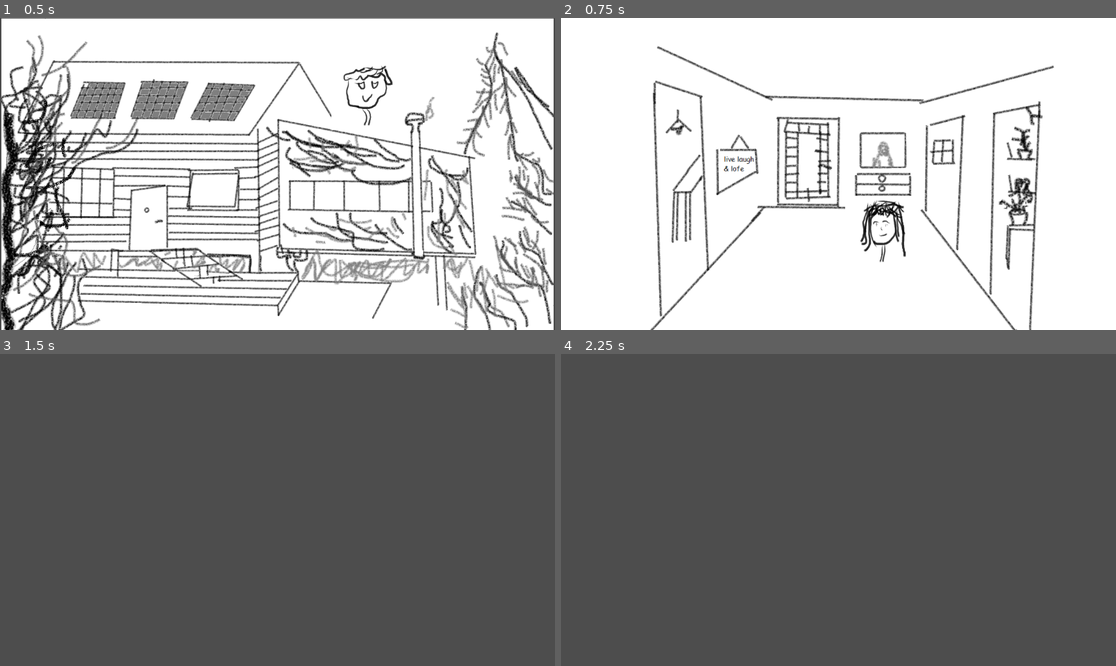
Above: before the commit, frames 1-4 (two rows, left to right).
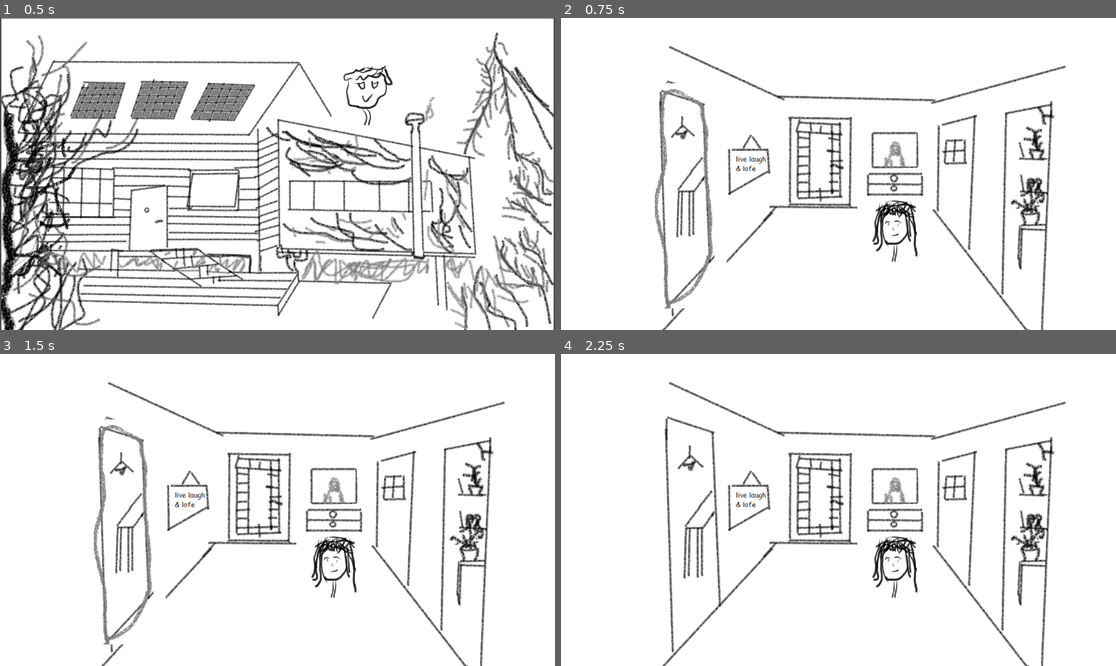
Above: after the commit, the same moments.

Repository: SwiezeBulki/gierka
Game: Godot game, scene res://src/dom_out.tscn
Same seed, same stepped clock (60 frames per second), same inputs: the game is played once before the commit and once after it. Before the commit the project starts from res://src/hmm.tscn.
Inputs (mouse positions are in pixels of both pictures, inside the frame that each line leads up to):
- Up to frame 1 (0.5 s): no input
- Up to frame 2 (0.75 s): tap Enter (ui_accept) at 0.5 s; move the mouse to (710, 217) at 0.52 s; click (710, 217) at 0.67 s
- Up to frame 3 (1.5 s): tap Enter (ui_accept) at 0.77, 1.25 s; move the mouse to (122, 531) at 1.27 s; click (122, 531) at 1.42 s
- Up to frame 4 (2.25 s): tap Enter (ui_accept) at 1.52, 2 s; move the mouse to (894, 441) at 2.02 s; click (894, 441) at 2.17 s

Frame 1 is identical in both runs. In frame 2, 14% of the frame differs, in the area x 16-91%, y 8-100%; in frame 3, 98%, in the area x 0-100%, y 0-100%; in frame 4, 98%.

Commit message:
add dialog scene

Diff:
--- a/project.godot
+++ b/project.godot
@@ -8,12 +8,17 @@
 
 config_version=5
 
+[animation]
+
+compatibility/default_parent_skeleton_in_mesh_instance_3d=true
+
 [application]
 
 config/name="komuna"
 run/main_scene="uid://bvc7xdkt1pr0y"
-config/features=PackedStringArray("4.4", "Forward Plus")
+config/features=PackedStringArray("4.7", "Forward Plus")
 
 [autoload]
 
 Sygnaly="*res://src/sygnaly.gd"
+DialogManager="*uid://4esfsqcj053j"
--- /dev/null
+++ b/src/dialog.tscn
@@ -0,0 +1,105 @@
+[gd_scene format=3 uid="uid://4esfsqcj053j"]
+
+[ext_resource type="Script" uid="uid://c4qwmtmcl1mvx" path="res://src/dialog_script.gd" id="2_0s24b"]
+[ext_resource type="Theme" uid="uid://c6f61kddef1cx" path="res://src/dialog_theme.tres" id="2_2e6nw"]
+[ext_resource type="Texture2D" uid="uid://cilsurqrerb5m" path="res://obrazki/arrow.png" id="3_86cel"]
+
+[sub_resource type="StyleBoxTexture" id="StyleBoxTexture_vwthd"]
+texture = ExtResource("3_86cel")
+
+[sub_resource type="StyleBoxTexture" id="StyleBoxTexture_vu18f"]
+texture = ExtResource("3_86cel")
+modulate_color = Color(1, 0.38431373, 1, 1)
+
+[sub_resource type="StyleBoxTexture" id="StyleBoxTexture_kk2ql"]
+texture = ExtResource("3_86cel")
+modulate_color = Color(0.6901961, 1, 0.39215687, 1)
+
+[sub_resource type="StyleBoxTexture" id="StyleBoxTexture_wjwsi"]
+texture = ExtResource("3_86cel")
+modulate_color = Color(0.5251013, 0.5251013, 0.5251013, 1)
+
+[sub_resource type="SystemFont" id="SystemFont_6odqk"]
+subpixel_positioning = 0
+
+[sub_resource type="Theme" id="Theme_wjwsi"]
+default_font = SubResource("SystemFont_6odqk")
+default_font_size = 20
+
+[node name="DIalog" type="CanvasLayer" unique_id=1545965076]
+layer = 7
+visible = false
+script = ExtResource("2_0s24b")
+
+[node name="Control" type="Control" parent="." unique_id=1236570466]
+visibility_layer = 512
+layout_mode = 3
+anchor_top = 0.749
+anchor_right = 1.0
+anchor_bottom = 1.0
+offset_left = 37.0
+offset_top = -9.35202
+offset_right = -41.0
+grow_horizontal = 2
+grow_vertical = 0
+mouse_filter = 1
+theme = ExtResource("2_2e6nw")
+
+[node name="Box" type="Panel" parent="Control" unique_id=1380283659]
+layout_mode = 1
+anchors_preset = 15
+anchor_right = 1.0
+anchor_bottom = 1.0
+grow_horizontal = 2
+grow_vertical = 2
+
+[node name="Button" type="Button" parent="Control/Box" unique_id=1202440351]
+layout_mode = 1
+anchors_preset = 3
+anchor_left = 1.0
+anchor_top = 1.0
+anchor_right = 1.0
+anchor_bottom = 1.0
+offset_left = -122.880005
+offset_top = -62.0
+offset_right = -31.880005
+offset_bottom = -21.0
+grow_horizontal = 0
+grow_vertical = 0
+theme_override_styles/normal = SubResource("StyleBoxTexture_vwthd")
+theme_override_styles/pressed = SubResource("StyleBoxTexture_vu18f")
+theme_override_styles/hover = SubResource("StyleBoxTexture_kk2ql")
+theme_override_styles/disabled = SubResource("StyleBoxTexture_wjwsi")
+
+[node name="VBoxContainer" type="VBoxContainer" parent="Control" unique_id=1888474251]
+layout_mode = 1
+offset_left = 52.6
+offset_top = 22.288025
+offset_right = 965.0
+offset_bottom = 143.28802
+theme = SubResource("Theme_wjwsi")
+
+[node name="HBoxContainer" type="HBoxContainer" parent="Control/VBoxContainer" unique_id=338266689]
+layout_mode = 2
+
+[node name="Speaker" type="Label" parent="Control/VBoxContainer/HBoxContainer" unique_id=263518349]
+layout_mode = 2
+size_flags_horizontal = 0
+localize_numeral_system = false
+layout_direction = 2
+text = "Gosć 1"
+
+[node name="day" type="Label" parent="Control/VBoxContainer/HBoxContainer" unique_id=2111895335]
+layout_mode = 2
+size_flags_horizontal = 8
+size_flags_vertical = 8
+offset_transform_position = Vector2(40, 0)
+layout_direction = 3
+text = "dzien 1"
+
+[node name="dialog" type="RichTextLabel" parent="Control/VBoxContainer" unique_id=394525958]
+layout_mode = 2
+text = "Lorem ipsum dolor sit amet, consectetur adipiscing elit. Mauris lacinia tellus id metus pellentesque, ut vestibulum elit porta. Lorem ipsum dolor sit amet, consectetur adipiscing elit. "
+fit_content = true
+
+[connection signal="pressed" from="Control/Box/Button" to="." method="_on_button_pressed"]
--- /dev/null
+++ b/src/dialog_script.gd
@@ -0,0 +1,22 @@
+extends CanvasLayer
+@onready var _speaker = $Control/VBoxContainer/HBoxContainer/Speaker
+@onready var _day = $Control/VBoxContainer/HBoxContainer/day
+@onready var _dialog =  $Control/VBoxContainer/dialog
+@onready var _continue = $Control/Box/Button
+
+func display_line(Speaker : String, day: int, line : String):
+	print()
+	_speaker.text = Speaker
+	_day.text = "dzien: " + str(day)
+	_dialog.text = line
+	open()
+	_continue.grab_focus()
+
+func open():
+	visible = true
+
+func close():
+	visible= false
+
+func _on_button_pressed() -> void:
+	close()
--- /dev/null
+++ b/src/dialog_theme.tres
@@ -0,0 +1,12 @@
+[gd_resource type="Theme" format=3 uid="uid://c6f61kddef1cx"]
+
+[ext_resource type="Texture2D" uid="uid://dha124x87xnvs" path="res://obrazki/box.png" id="1_5c3o2"]
+
+[sub_resource type="StyleBoxTexture" id="StyleBoxTexture_0s24b"]
+texture = ExtResource("1_5c3o2")
+
+[resource]
+Label/colors/font_color = Color(0, 0, 0.90588236, 1)
+Label/colors/font_shadow_color = Color(0, 0, 0, 1)
+Panel/styles/panel = SubResource("StyleBoxTexture_0s24b")
+RichTextLabel/colors/default_color = Color(0, 0, 0, 1)
--- /dev/null
+++ b/src/dom_out.tscn
@@ -0,0 +1,78 @@
+[gd_scene format=3 uid="uid://bvc7xdkt1pr0y"]
+
+[ext_resource type="Texture2D" uid="uid://bbvoof51ytme8" path="res://obrazki/front.png" id="1_pdmda"]
+[ext_resource type="Script" uid="uid://byujm8oroi4g3" path="res://src/drzwifront.gd" id="2_idohv"]
+[ext_resource type="Texture2D" uid="uid://cs77tv4crrjuj" path="res://obrazki/drzwi front.png" id="3_he4n6"]
+[ext_resource type="Script" uid="uid://wjaibnfepycj" path="res://src/gosciu_1.gd" id="4_r10qw"]
+[ext_resource type="Texture2D" uid="uid://ynxgu3tjatv8" path="res://obrazki/gosc1.png" id="5_1p4j6"]
+[ext_resource type="Script" uid="uid://33s42qdv05jw" path="res://src/Popup_Menu.gd" id="6_5ob16"]
+[ext_resource type="PackedScene" uid="uid://4esfsqcj053j" path="res://src/dialog.tscn" id="7_idohv"]
+
+[sub_resource type="RectangleShape2D" id="RectangleShape2D_3vc31"]
+size = Vector2(113, 154)
+
+[sub_resource type="RectangleShape2D" id="RectangleShape2D_jyuat"]
+size = Vector2(122.5, 121)
+
+[sub_resource type="StyleBoxFlat" id="StyleBoxFlat_wgjcq"]
+bg_color = Color(0.843184, 0.843184, 0.843184, 1)
+border_width_left = 12
+border_width_top = 12
+border_width_right = 12
+border_width_bottom = 12
+border_color = Color(0.695503, 0.695503, 0.695503, 1)
+border_blend = true
+corner_radius_top_left = 33
+corner_radius_bottom_right = 33
+
+[node name="Node2D" type="Node2D" unique_id=1387577090]
+
+[node name="domek" type="Sprite2D" parent="." unique_id=1896116710]
+position = Vector2(571, 329)
+scale = Vector2(0.9, 0.9)
+texture = ExtResource("1_pdmda")
+
+[node name="drzwifront" type="Area2D" parent="." unique_id=1358406304]
+position = Vector2(8, 6)
+script = ExtResource("2_idohv")
+
+[node name="Sprite2D2" type="Sprite2D" parent="drzwifront" unique_id=2094632391]
+position = Vector2(299, 399)
+scale = Vector2(0.9, 0.9)
+texture = ExtResource("3_he4n6")
+
+[node name="CollisionShape2D" type="CollisionShape2D" parent="drzwifront" unique_id=1584491497]
+position = Vector2(294.5, 404)
+shape = SubResource("RectangleShape2D_3vc31")
+
+[node name="gosciu1" type="Area2D" parent="." unique_id=128992310]
+script = ExtResource("4_r10qw")
+
+[node name="gosc1" type="Sprite2D" parent="gosciu1" unique_id=1565164075]
+position = Vector2(757, 160)
+scale = Vector2(0.57874, 0.572)
+texture = ExtResource("5_1p4j6")
+
+[node name="CollisionShape2D" type="CollisionShape2D" parent="gosciu1" unique_id=1698420142]
+position = Vector2(759, 152)
+shape = SubResource("RectangleShape2D_jyuat")
+
+[node name="PopupMenu" type="PopupMenu" parent="." unique_id=1690329174]
+oversampling_override = 1.0
+size = Vector2i(200, 100)
+min_size = Vector2i(150, 0)
+theme_override_colors/font_color = Color(0.144063, 0.144063, 0.144063, 1)
+theme_override_styles/panel = SubResource("StyleBoxFlat_wgjcq")
+script = ExtResource("6_5ob16")
+
+[node name="Camera2D" type="Camera2D" parent="." unique_id=2082815977]
+position = Vector2(571, 322)
+
+[node name="UI" type="CanvasLayer" parent="." unique_id=1493743153]
+layer = 10
+visible = false
+
+[node name="DIalog" parent="UI" unique_id=1545965076 instance=ExtResource("7_idohv")]
+
+[connection signal="mouse_entered" from="drzwifront" to="drzwifront" method="_on_mouse_entered"]
+[connection signal="mouse_exited" from="drzwifront" to="drzwifront" method="_on_mouse_exited"]
--- a/src/area_2d.gd
+++ b/src/drzwifront.gd
@@ -1,7 +1,7 @@
 extends Area2D
 
 @onready var sprite: Sprite2D = $Sprite2D2
-@onready var camera: Camera2D = $"../Camera2D"# Dostosuj ścieżkę, jeśli kamera jest gdzie indziej.
+#@onready var camera: Camera2D = $"../Camera2D"# Dostosuj ścieżkę, jeśli kamera jest gdzie indziej.
 
 func _ready():
 	sprite.visible = false
@@ -14,4 +14,4 @@
 
 func _input_event(_viewport, event, _shape_idx):
 	if event is InputEventMouseButton and event.button_index == MOUSE_BUTTON_LEFT and event.pressed:
-		camera.position.x += 2000
+		get_tree().change_scene_to_file("res://src/hol_scene.tscn")
--- a/src/drzwikuchnia.gd
+++ b/src/drzwikuchnia.gd
@@ -1,9 +1,11 @@
 extends Area2D
-@onready var sprite: Sprite2D = $Sprite2D2
-@onready var camera: Camera2D = $"../Camera2D"# Dostosuj ścieżkę, jeśli kamera jest gdzie indziej.
+@onready var sprite: Sprite2D = $drzwi_sprite
+#@onready var camera: Camera2D = $"../Camera2D"# Dostosuj ścieżkę, jeśli kamera jest gdzie indziej.
 
 func _ready():
 	sprite.visible = false
+	mouse_entered.connect(_on_mouse_entered)
+	mouse_exited.connect(_on_mouse_exited)
 
 func _on_mouse_entered():
 	sprite.visible = true
@@ -13,4 +15,5 @@
 
 func _input_event(_viewport, event, _shape_idx):
 	if event is InputEventMouseButton and event.button_index == MOUSE_BUTTON_LEFT and event.pressed:
-		camera.position.x += 2000
+#		add new scene kuchnia
+		print("KUCHNIA")
--- a/src/gosciu_2.gd
+++ b/src/gosciu_2.gd
@@ -1,11 +1,13 @@
 
 extends "res://src/ludkimenu.gd"
+var day = 1
+var Speaker = "Gosciu 2"
 
 func talk():
-	print("o kurwa FBI")
+	DialogManager.display_line(Speaker,day,"o kurwa FBI")
 
 func help():
-	print("czy chcesz pomoc gosciowi2 w holu")
+	DialogManager.display_line(Speaker,day,"czy chcesz pomoc gosciowi2 w holu")
 
 func order():
-	print("co ma zrobic gosciu2?")
+	DialogManager.display_line(Speaker,day, "co ma zrobic gosciu2?")
--- a/src/hmm.tscn
+++ /dev/null
@@ -1,136 +0,0 @@
-[gd_scene load_steps=20 format=3 uid="uid://bvc7xdkt1pr0y"]
-
-[ext_resource type="Texture2D" uid="uid://bbvoof51ytme8" path="res://obrazki/front.png" id="1_0clbq"]
-[ext_resource type="Script" uid="uid://byujm8oroi4g3" path="res://src/area_2d.gd" id="2_urvwb"]
-[ext_resource type="Texture2D" uid="uid://cs77tv4crrjuj" path="res://obrazki/drzwi front.png" id="3_j6iua"]
-[ext_resource type="Texture2D" uid="uid://dqwbj30kqjyq1" path="res://obrazki/hol.png" id="4_m0xub"]
-[ext_resource type="Script" uid="uid://boggpfmw34csp" path="res://src/drzwikuchnia.gd" id="5_ix00b"]
-[ext_resource type="Texture2D" uid="uid://bfgte3akqh6ds" path="res://obrazki/drzwikuchnia.png" id="6_l5ok3"]
-[ext_resource type="Script" uid="uid://bxvwd8x86kdtr" path="res://src/wyjscie.gd" id="7_3yc5y"]
-[ext_resource type="Texture2D" uid="uid://ce4ierpd7caw5" path="res://obrazki/wyjscie.png" id="8_lctxo"]
-[ext_resource type="Script" uid="uid://wjaibnfepycj" path="res://src/gosciu_1.gd" id="9_ypd3p"]
-[ext_resource type="Texture2D" uid="uid://ynxgu3tjatv8" path="res://obrazki/gosc1.png" id="10_dpjla"]
-[ext_resource type="Script" uid="uid://33s42qdv05jw" path="res://src/Popup_Menu.gd" id="11_pddhk"]
-[ext_resource type="Script" uid="uid://w67xtmw04hra" path="res://src/gosciu_2.gd" id="12_t6ep5"]
-[ext_resource type="Texture2D" uid="uid://pp4ol81ynm22" path="res://obrazki/gosc2.png" id="13_cym45"]
-
-[sub_resource type="RectangleShape2D" id="RectangleShape2D_3vc31"]
-size = Vector2(113, 154)
-
-[sub_resource type="RectangleShape2D" id="RectangleShape2D_l1l8c"]
-size = Vector2(104, 403.5)
-
-[sub_resource type="RectangleShape2D" id="RectangleShape2D_wgjcq"]
-size = Vector2(2.62125, 0.711875)
-
-[sub_resource type="RectangleShape2D" id="RectangleShape2D_jyuat"]
-size = Vector2(122.5, 121)
-
-[sub_resource type="StyleBoxFlat" id="StyleBoxFlat_wgjcq"]
-bg_color = Color(0.843184, 0.843184, 0.843184, 1)
-border_width_left = 12
-border_width_top = 12
-border_width_right = 12
-border_width_bottom = 12
-border_color = Color(0.695503, 0.695503, 0.695503, 1)
-border_blend = true
-corner_radius_top_left = 33
-corner_radius_bottom_right = 33
-
-[sub_resource type="RectangleShape2D" id="RectangleShape2D_a3tb1"]
-size = Vector2(186, 186)
-
-[node name="Node2D" type="Node2D"]
-
-[node name="domek" type="Sprite2D" parent="."]
-position = Vector2(571, 329)
-scale = Vector2(0.9, 0.9)
-texture = ExtResource("1_0clbq")
-
-[node name="drzwifront" type="Area2D" parent="."]
-position = Vector2(8, 6)
-script = ExtResource("2_urvwb")
-
-[node name="CollisionShape2D" type="CollisionShape2D" parent="drzwifront"]
-position = Vector2(294.5, 404)
-shape = SubResource("RectangleShape2D_3vc31")
-
-[node name="Sprite2D2" type="Sprite2D" parent="drzwifront"]
-position = Vector2(299, 399)
-scale = Vector2(0.9, 0.9)
-texture = ExtResource("3_j6iua")
-
-[node name="hol" type="Sprite2D" parent="."]
-position = Vector2(2565, 280)
-scale = Vector2(1.1, 1.1)
-texture = ExtResource("4_m0xub")
-
-[node name="drzwikuchnia" type="Area2D" parent="."]
-script = ExtResource("5_ix00b")
-
-[node name="Sprite2D2" type="Sprite2D" parent="drzwikuchnia"]
-position = Vector2(2251, 366)
-texture = ExtResource("6_l5ok3")
-
-[node name="CollisionShape2D" type="CollisionShape2D" parent="drzwikuchnia"]
-position = Vector2(2247, 367)
-shape = SubResource("RectangleShape2D_l1l8c")
-
-[node name="Camera2D" type="Camera2D" parent="."]
-position = Vector2(571, 322)
-
-[node name="wyjscie" type="Area2D" parent="."]
-script = ExtResource("7_3yc5y")
-
-[node name="CollisionShape2D" type="CollisionShape2D" parent="wyjscie"]
-position = Vector2(2567, 602.187)
-scale = Vector2(200, 200)
-shape = SubResource("RectangleShape2D_wgjcq")
-
-[node name="Sprite2D2" type="Sprite2D" parent="wyjscie"]
-position = Vector2(2570.5, 607.125)
-scale = Vector2(1.12457, 1.23031)
-texture = ExtResource("8_lctxo")
-
-[node name="gosciu1" type="Area2D" parent="."]
-script = ExtResource("9_ypd3p")
-
-[node name="gosc1" type="Sprite2D" parent="gosciu1"]
-position = Vector2(757, 160)
-scale = Vector2(0.57874, 0.572)
-texture = ExtResource("10_dpjla")
-
-[node name="CollisionShape2D" type="CollisionShape2D" parent="gosciu1"]
-position = Vector2(759, 152)
-shape = SubResource("RectangleShape2D_jyuat")
-
-[node name="PopupMenu" type="PopupMenu" parent="."]
-size = Vector2i(200, 100)
-min_size = Vector2i(150, 0)
-theme_override_colors/font_color = Color(0.144063, 0.144063, 0.144063, 1)
-theme_override_styles/panel = SubResource("StyleBoxFlat_wgjcq")
-script = ExtResource("11_pddhk")
-
-[node name="gosciu 2" type="Area2D" parent="."]
-script = ExtResource("12_t6ep5")
-
-[node name="Sprite2D" type="Sprite2D" parent="gosciu 2"]
-position = Vector2(2663, 446)
-scale = Vector2(0.605058, 0.681818)
-texture = ExtResource("13_cym45")
-
-[node name="CollisionShape2D" type="CollisionShape2D" parent="gosciu 2"]
-position = Vector2(2665, 435)
-shape = SubResource("RectangleShape2D_a3tb1")
-
-[connection signal="mouse_entered" from="drzwifront" to="drzwifront" method="_on_mouse_entered"]
-[connection signal="mouse_exited" from="drzwifront" to="drzwifront" method="_on_mouse_exited"]
-[connection signal="mouse_entered" from="drzwikuchnia" to="drzwifront" method="_on_drzwikuchnia_mouse_entered"]
-[connection signal="mouse_entered" from="drzwikuchnia" to="drzwikuchnia" method="_on_mouse_entered"]
-[connection signal="mouse_exited" from="drzwikuchnia" to="drzwifront" method="_on_drzwikuchnia_mouse_exited"]
-[connection signal="mouse_exited" from="drzwikuchnia" to="drzwikuchnia" method="_on_mouse_exited"]
-[connection signal="mouse_shape_entered" from="drzwikuchnia" to="drzwifront" method="_on_drzwikuchnia_mouse_shape_entered"]
-[connection signal="mouse_shape_entered" from="drzwikuchnia" to="drzwikuchnia" method="_on_mouse_shape_entered"]
-[connection signal="mouse_shape_exited" from="drzwikuchnia" to="drzwifront" method="_on_drzwikuchnia_mouse_shape_exited"]
-[connection signal="mouse_entered" from="wyjscie" to="wyjscie" method="_on_mouse_entered"]
-[connection signal="mouse_exited" from="wyjscie" to="wyjscie" method="_on_mouse_exited"]
--- /dev/null
+++ b/src/hol_scene.tscn
@@ -0,0 +1,95 @@
+[gd_scene format=3 uid="uid://f1rhtnug7aa4"]
+
+[ext_resource type="Texture2D" uid="uid://dqwbj30kqjyq1" path="res://obrazki/hol.png" id="1_aypnr"]
+[ext_resource type="Script" uid="uid://boggpfmw34csp" path="res://src/drzwikuchnia.gd" id="2_h84ix"]
+[ext_resource type="Texture2D" uid="uid://bfgte3akqh6ds" path="res://obrazki/drzwikuchnia.png" id="2_nsf07"]
+[ext_resource type="Texture2D" uid="uid://ce4ierpd7caw5" path="res://obrazki/wyjscie.png" id="3_y63nr"]
+[ext_resource type="Texture2D" uid="uid://pp4ol81ynm22" path="res://obrazki/gosc2.png" id="4_h84ix"]
+[ext_resource type="Script" uid="uid://bxvwd8x86kdtr" path="res://src/wyjscie.gd" id="4_q5okb"]
+[ext_resource type="Script" uid="uid://w67xtmw04hra" path="res://src/gosciu_2.gd" id="6_fhpud"]
+[ext_resource type="Script" uid="uid://33s42qdv05jw" path="res://src/Popup_Menu.gd" id="8_q5okb"]
+[ext_resource type="PackedScene" uid="uid://4esfsqcj053j" path="res://src/dialog.tscn" id="9_fhpud"]
+
+[sub_resource type="RectangleShape2D" id="RectangleShape2D_fhpud"]
+size = Vector2(2.62125, 0.711875)
+
+[sub_resource type="RectangleShape2D" id="RectangleShape2D_q5okb"]
+size = Vector2(104, 403.5)
+
+[sub_resource type="RectangleShape2D" id="RectangleShape2D_rha72"]
+size = Vector2(186, 186)
+
+[sub_resource type="StyleBoxFlat" id="StyleBoxFlat_fhpud"]
+bg_color = Color(0.843184, 0.843184, 0.843184, 1)
+border_width_left = 12
+border_width_top = 12
+border_width_right = 12
+border_width_bottom = 12
+border_color = Color(0.695503, 0.695503, 0.695503, 1)
+border_blend = true
+corner_radius_top_left = 33
+corner_radius_bottom_right = 33
+
+[node name="Node2D" type="Node2D" unique_id=1459944684]
+position = Vector2(-105, 40)
+
+[node name="hol" type="Sprite2D" parent="." unique_id=835042506]
+z_index = -1
+position = Vector2(699.7, 241.70001)
+scale = Vector2(1.1, 1.1)
+texture = ExtResource("1_aypnr")
+
+[node name="wyjscie" type="Area2D" parent="." unique_id=1782838501]
+script = ExtResource("4_q5okb")
+
+[node name="CollisionShape2D2" type="CollisionShape2D" parent="wyjscie" unique_id=1221074962]
+position = Vector2(684, 564)
+scale = Vector2(200, 199.99998)
+shape = SubResource("RectangleShape2D_fhpud")
+
+[node name="wyjscie_sprite" type="Sprite2D" parent="wyjscie" unique_id=1226870268]
+visibility_layer = 4
+z_index = 3
+position = Vector2(707, 564.00006)
+scale = Vector2(1.12457, 1.2052159)
+texture = ExtResource("3_y63nr")
+
+[node name="drzwikuchnia" type="Area2D" parent="." unique_id=1330688231]
+position = Vector2(385.7, 327.7)
+script = ExtResource("2_h84ix")
+
+[node name="drzwi_sprite" type="Sprite2D" parent="drzwikuchnia" unique_id=278279198]
+position = Vector2(-10.950012, 2.2999878)
+scale = Vector2(1.0102041, 1)
+texture = ExtResource("2_nsf07")
+
+[node name="CollisionShape2D" type="CollisionShape2D" parent="drzwikuchnia" unique_id=825064529]
+position = Vector2(-4, 1)
+shape = SubResource("RectangleShape2D_q5okb")
+
+[node name="gosciu2" type="Area2D" parent="." unique_id=683713365]
+script = ExtResource("6_fhpud")
+
+[node name="Sprite2D" type="Sprite2D" parent="gosciu2" unique_id=1136549212]
+position = Vector2(797.7, 407.7)
+scale = Vector2(0.605058, 0.681818)
+texture = ExtResource("4_h84ix")
+
+[node name="CollisionShape2D3" type="CollisionShape2D" parent="gosciu2" unique_id=1867341512]
+position = Vector2(799.7, 396.69998)
+scale = Vector2(1, 0.99999994)
+shape = SubResource("RectangleShape2D_rha72")
+
+[node name="PopupMenu" type="PopupMenu" parent="." unique_id=1353880099]
+oversampling_override = 1.0
+size = Vector2i(200, 100)
+min_size = Vector2i(150, 0)
+theme_override_colors/font_color = Color(0.144063, 0.144063, 0.144063, 1)
+theme_override_styles/panel = SubResource("StyleBoxFlat_fhpud")
+script = ExtResource("8_q5okb")
+
+[node name="UI" type="CanvasLayer" parent="." unique_id=509290254]
+layer = 10
+visible = false
+
+[node name="DIalog" parent="UI" unique_id=1528243284 instance=ExtResource("9_fhpud")]
--- a/src/wyjscie.gd
+++ b/src/wyjscie.gd
@@ -1,9 +1,11 @@
 extends Area2D
-@onready var sprite: Sprite2D = $Sprite2D2
-@onready var camera: Camera2D = $"../Camera2D"# Dostosuj ścieżkę, jeśli kamera jest gdzie indziej.
+@onready var sprite: Sprite2D = $wyjscie_sprite
+#@onready var camera: Camera2D = $"../Camera2D"# Dostosuj ścieżkę, jeśli kamera jest gdzie indziej.
 
 func _ready():
 	sprite.visible = false
+	mouse_entered.connect(_on_mouse_entered)
+	mouse_exited.connect(_on_mouse_exited)
 
 func _on_mouse_entered():
 	sprite.visible = true
@@ -13,4 +15,4 @@
 
 func _input_event(_viewport, event, _shape_idx):
 	if event is InputEventMouseButton and event.button_index == MOUSE_BUTTON_LEFT and event.pressed:
-		camera.position.x -= 2000
+		get_tree().change_scene_to_file("res://src/dom_out.tscn")
Binary file added: obrazki/arrow.png
Not shown, added: obrazki/arrow.png.import
Binary file added: obrazki/box.png
Not shown, added: obrazki/box.png.import
Not shown, changed: obrazki/drzwi front.png.import
Not shown, changed: obrazki/drzwikuchnia.png.import
Not shown, changed: obrazki/front.png.import
Not shown, changed: obrazki/gosc1.png.import
Not shown, changed: obrazki/gosc2.png.import
Not shown, changed: obrazki/hol.png.import
Not shown, changed: obrazki/wyjscie.png.import
Not shown, added: src/dialog_script.gd.uid
(and 1 more such lines)
